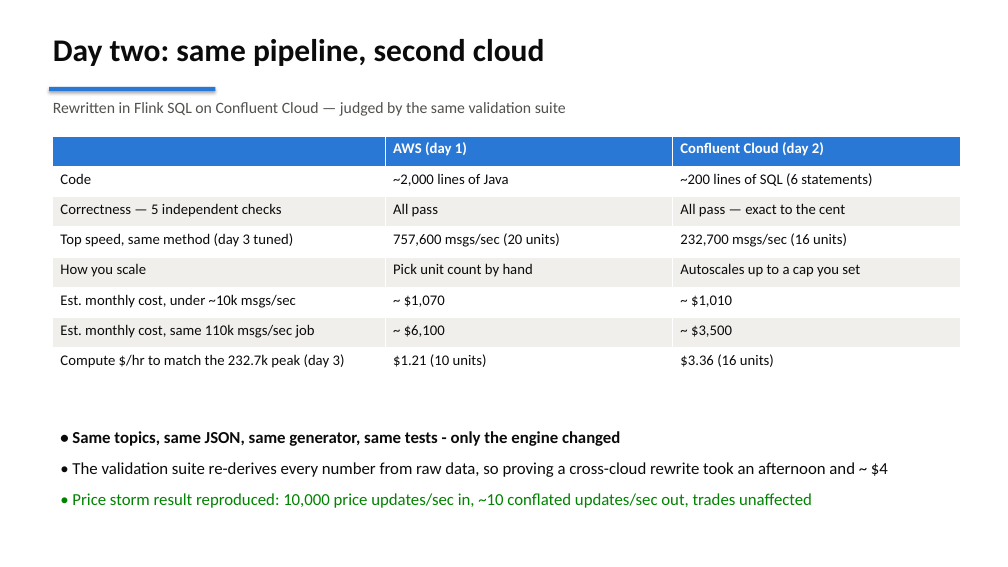
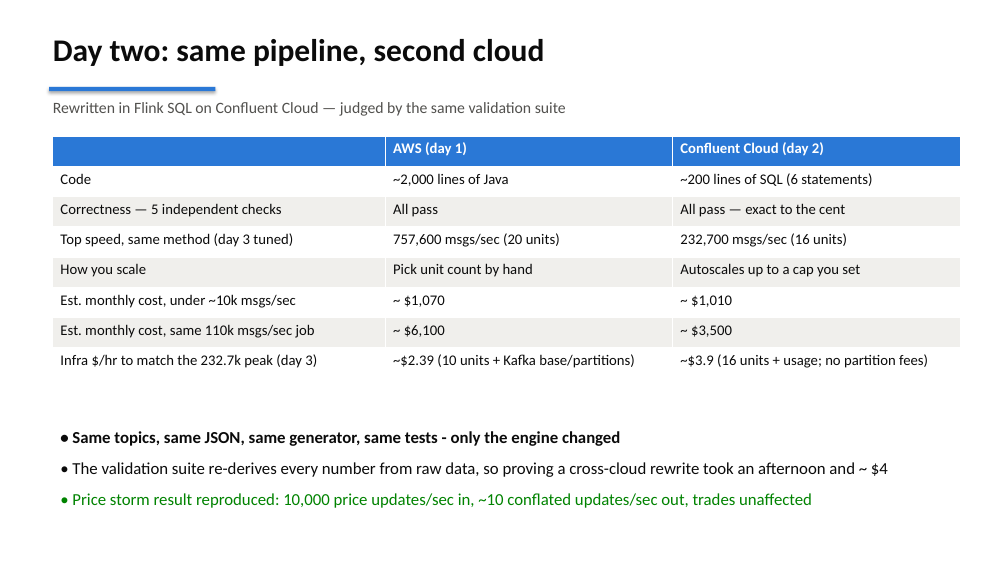
Before and after one commit to jimzucker/flink-fable5, a slide deck: slide 9 of docs/flink-demo-exec-briefing.pptx. Drawn at 1008x567 pixels with LibreOffice and Linux fonts; fonts in the diff are those of the drawing. Boxes give left, top, right and bottom in pixels: in the first picture for what was removed or moved away, otherwise in the second. Text is boxed around its words. In the diff, an @@ line names an element or a change of style, - is before the commit and + after.

```diff
--- a/docs/flink-demo-exec-briefing.pptx
+++ b/docs/flink-demo-exec-briefing.pptx
@@ table at (53, 136, 960, 378) @@
-row 8: Compute $/hr to match the 232.7k peak (day 3) | $1.21 (10 units) | $3.36 (16 units)
+row 8: Infra $/hr to match the 232.7k peak (day 3) | ~$2.39 (10 units + Kafka base/partitions) | ~$3.9 (16 units + usage; no partition fees)
```
Also in this commit, not shown: 5 other files.
